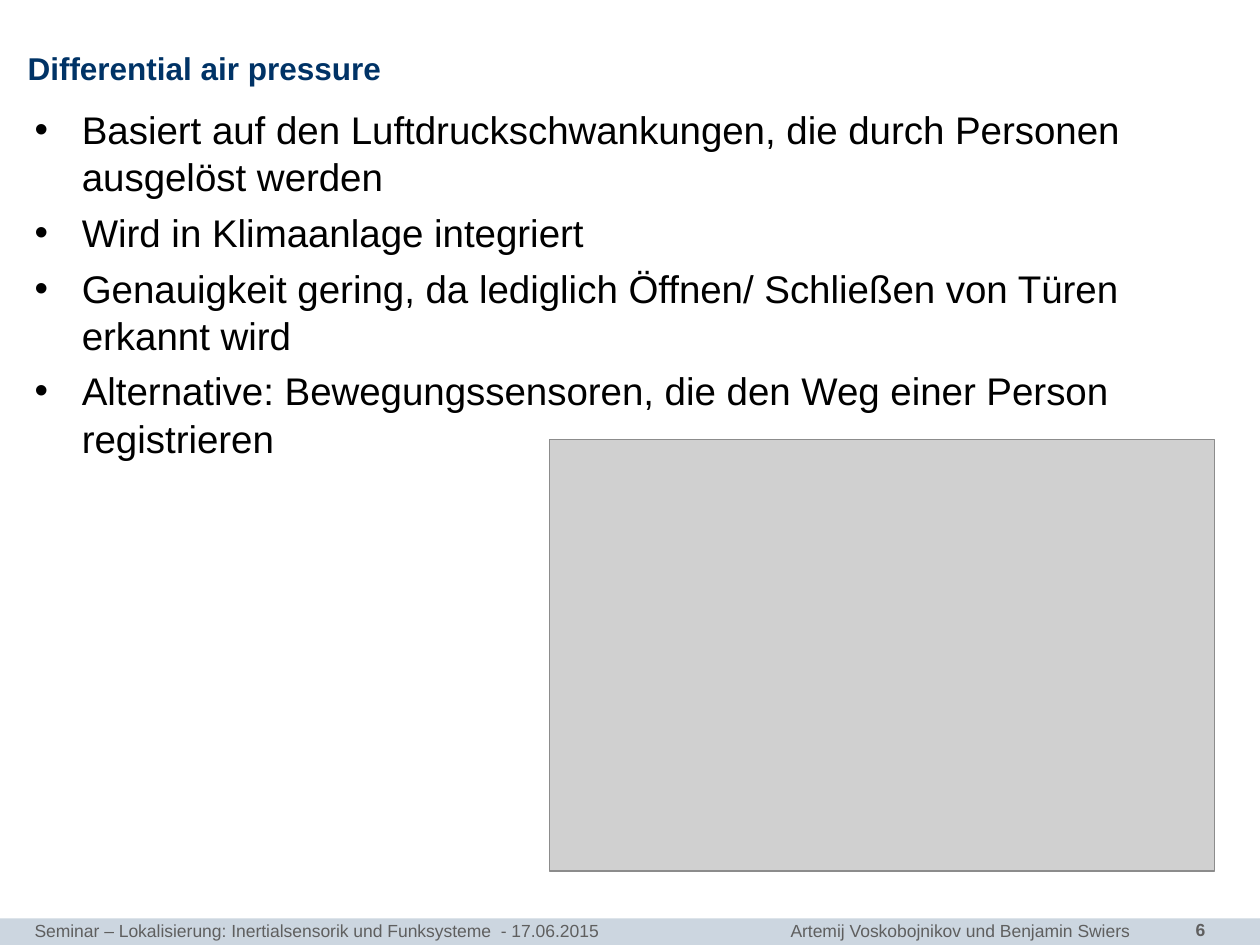
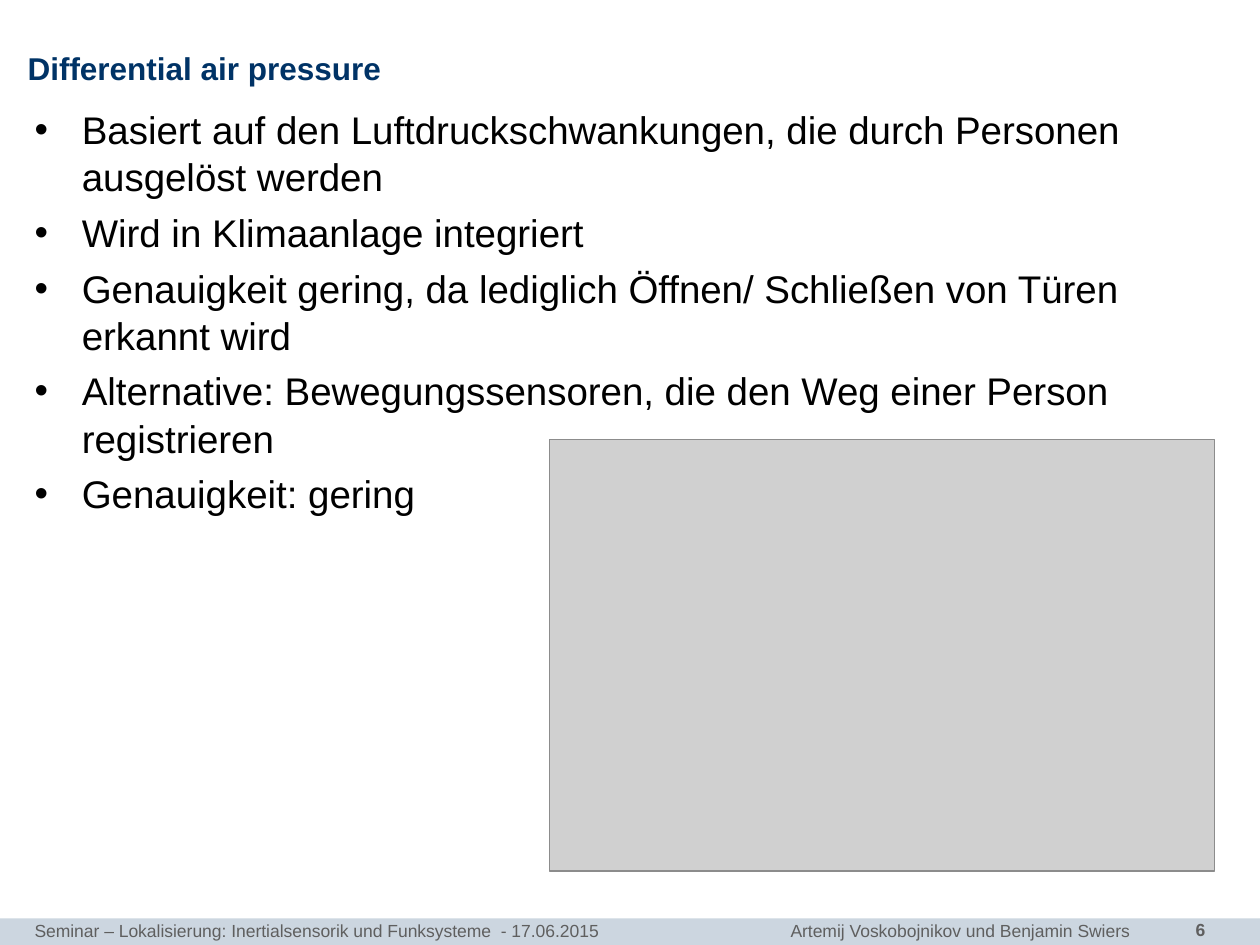
Before and after one commit to bennySwiers/Ausarbeitung-Seminar-TI, a slide deck: slide 6 of Vortrag/Seminar_TI_Sensorlose_Lokalisierung.pptx. Drawn at 1260x945 pixels with LibreOffice and Linux fonts; fonts in the diff are those of the drawing; grey boxes stand for pictures; background and template pictures are left out. Boxes give left, top, right and bottom in pixels: in the first picture for what was removed or moved away, otherwise in the second. Text is boxed around its words. In the diff, an @@ line names an element or a change of style, - is before the commit and + after.

```diff
--- a/Vortrag/Seminar_TI_Sensorlose_Lokalisierung.pptx
+++ b/Vortrag/Seminar_TI_Sensorlose_Lokalisierung.pptx
@@ text at [82, 480, 415, 516]: paragraph added @@
+• Genauigkeit: gering
```
Also in this commit, not shown: 2 other slides changed, 1 other file.
